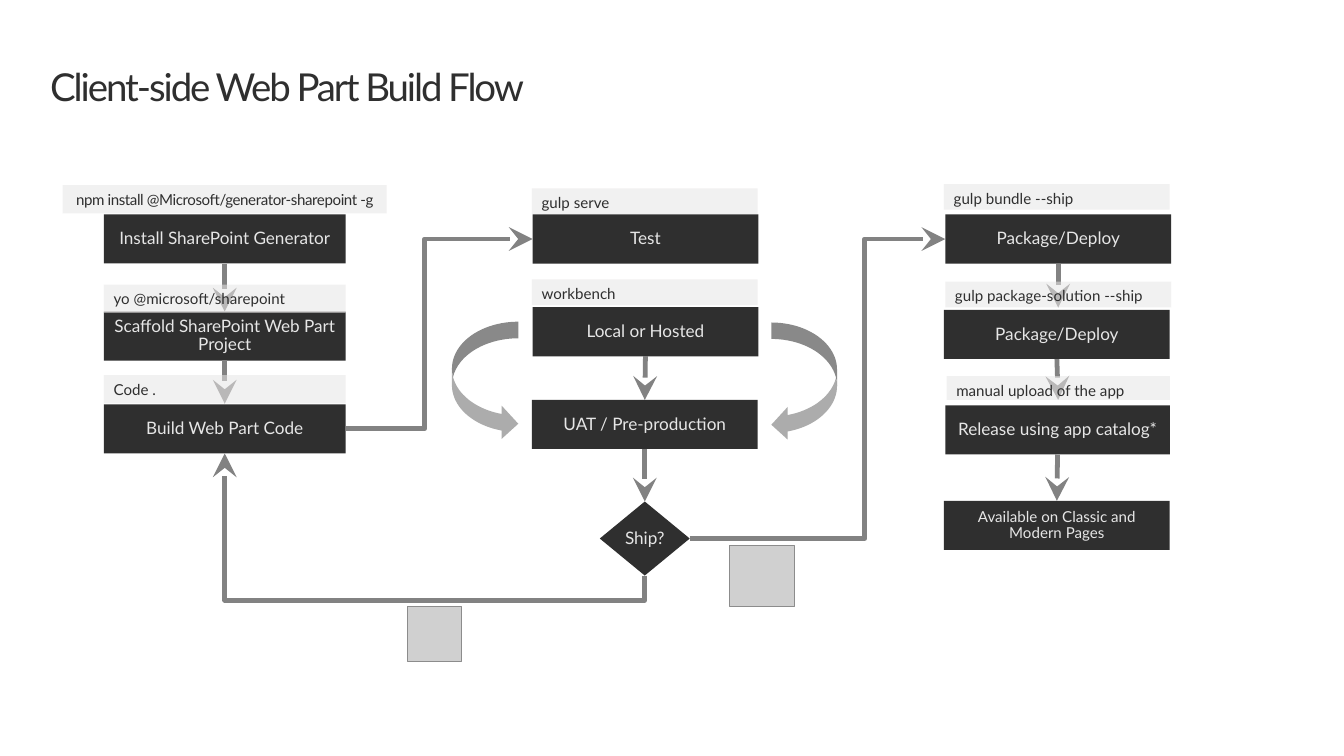
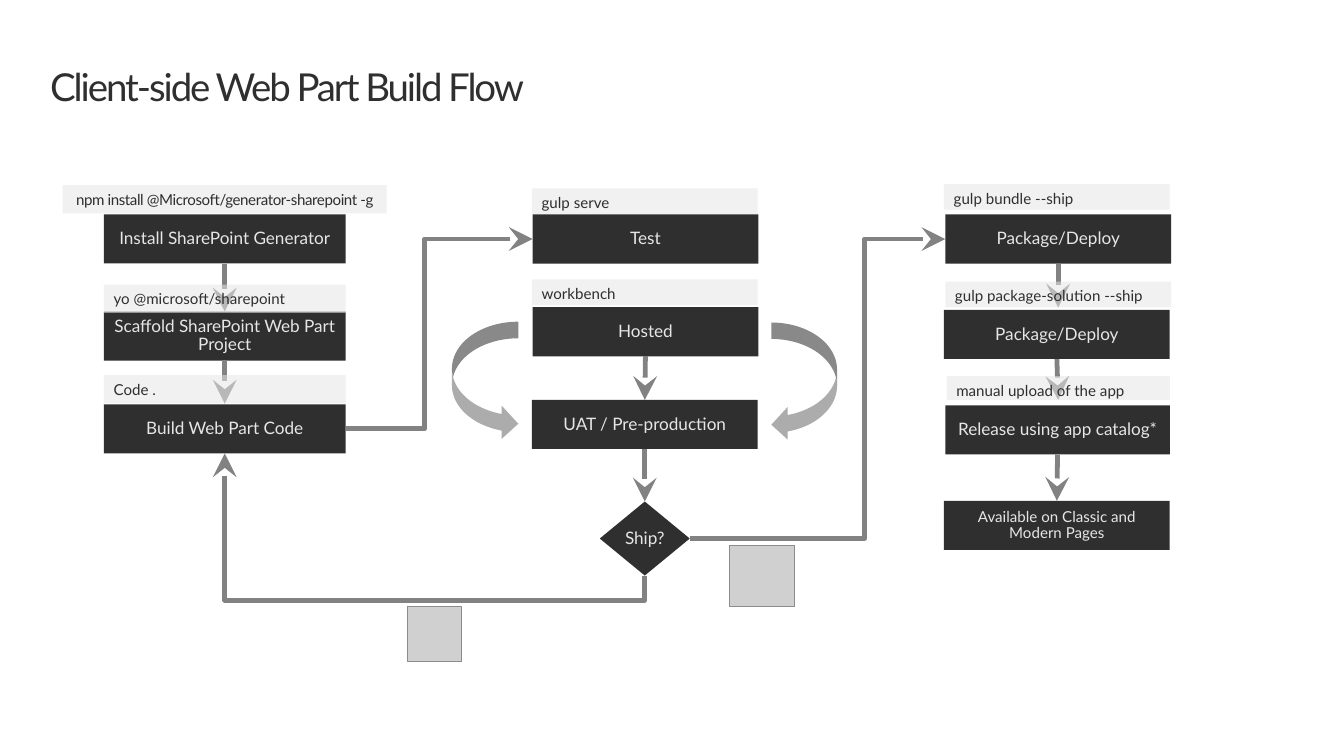
Before and after one commit to renahorton218/SharePoint-spfx-web-parts, a slide deck: slide 9 of 01-intro.pptx. Drawn at 1344x756 pixels with LibreOffice and Linux fonts; fonts in the diff are those of the drawing; grey boxes stand for pictures; background and template pictures are left out. Boxes give left, top, right and bottom in pixels: in the first picture for what was removed or moved away, otherwise in the second. Text is boxed around its words. In the diff, an @@ line names an element or a change of style, - is before the commit and + after.

Commit message:
Update slide deck 1

```diff
--- a/01-intro.pptx
+++ b/01-intro.pptx
@@ text in rectangle at <box>618,324,673,337</box>: text changed @@
-Local or Hosted
+Hosted
```
